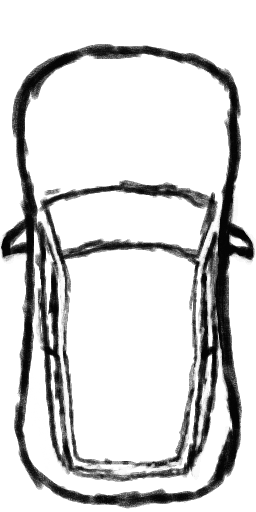
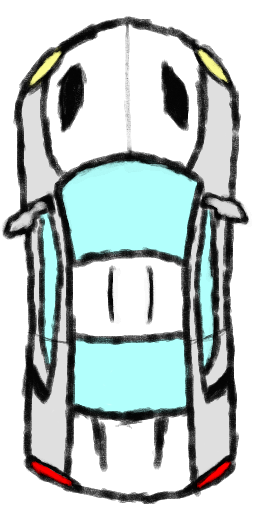
Layer changes from the first 256 x 512 image to the second:
removed layer "window_outline" over [0, 128, 256, 509]
removed layer "body_outline" over [0, 16, 256, 509]
painted on "Paint Layer 1" over [0, 16, 256, 509]
added layer "Paint Layer 4" above "Paint Layer 3" over [0, 64, 256, 509]
added layer "Paint Layer 3" above "Paint Layer 2" over [0, 16, 256, 509]
added layer "Paint Layer 2" above "Background" over [0, 16, 256, 509]
